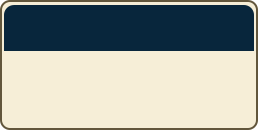
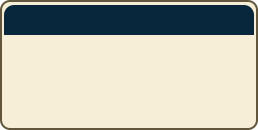
Layer changes from the first 258px x 130px image to the second:
painted on "Rectangle 2" over [4, 35, 254, 51]
